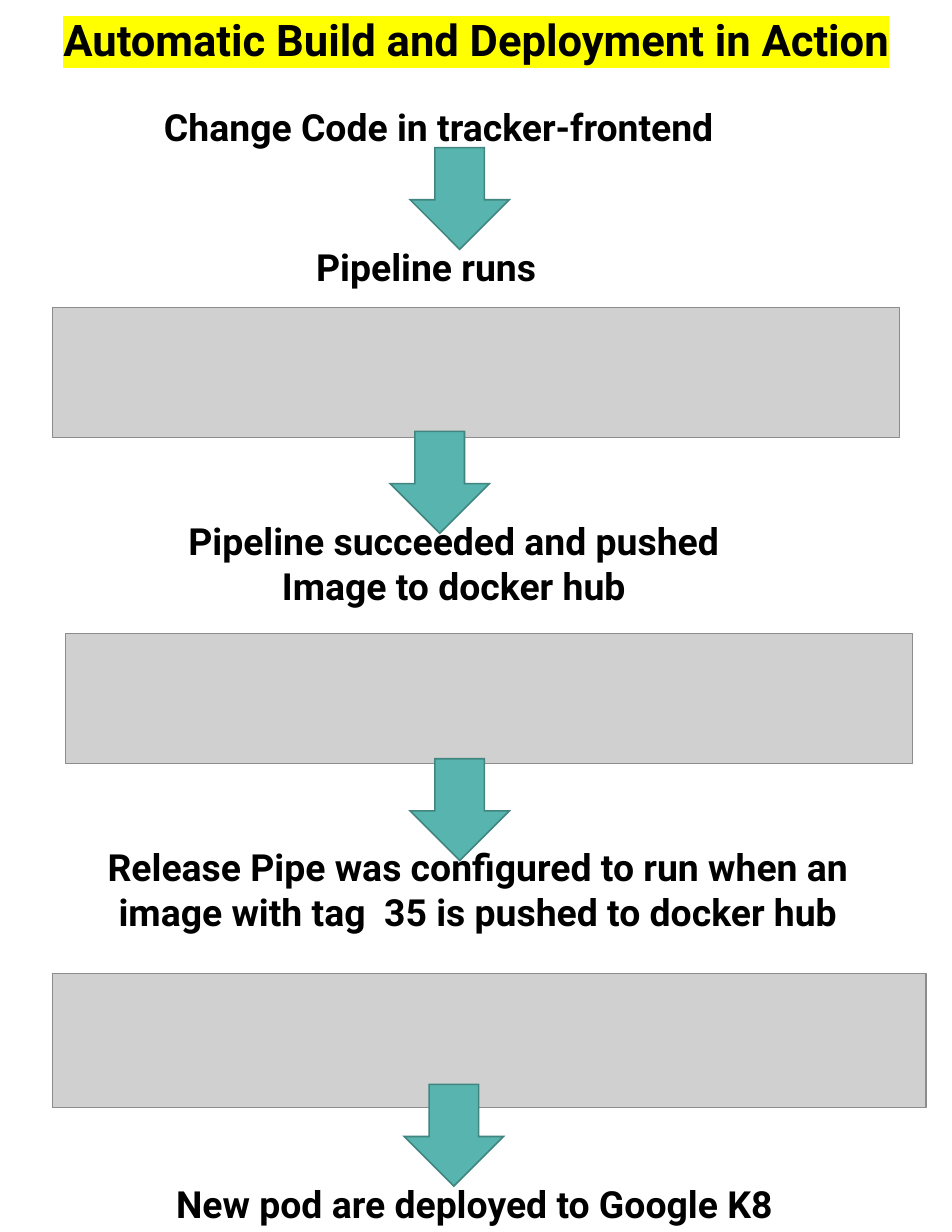
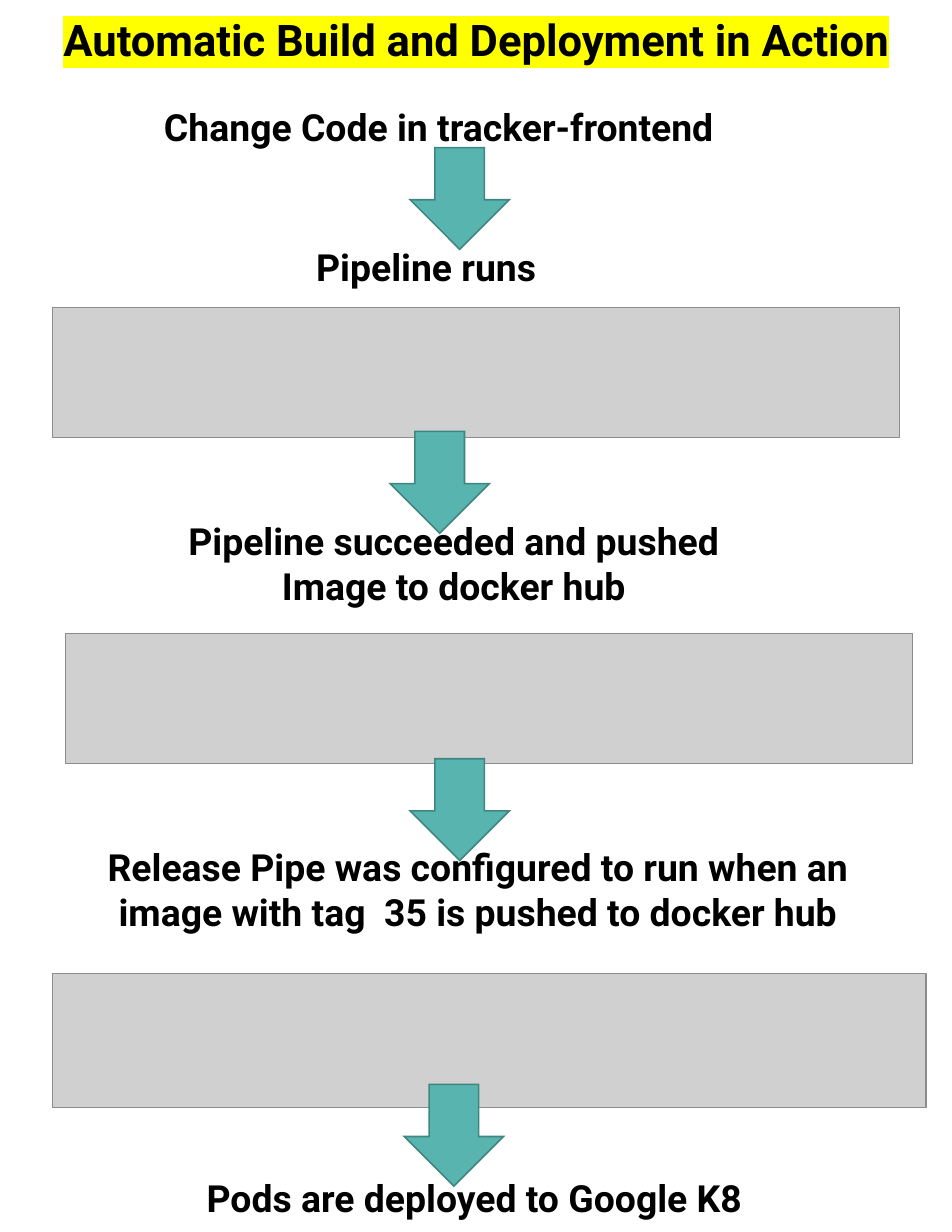
Before and after one commit to scorpion0511/mytracker, a slide deck: slide 75 of doc/React.pptx (slide 71 before the commit). Drawn at 952x1232 pixels with LibreOffice and Linux fonts; fonts in the diff are those of the drawing; grey boxes stand for pictures. Boxes give left, top, right and bottom in pixels: in the first picture for what was removed or moved away, otherwise in the second. Text is boxed around its words. In the diff, an @@ line names an element or a change of style, - is before the commit and + after.

```diff
--- a/doc/React.pptx
+++ b/doc/React.pptx
@@ text at box(207, 1177, 742, 1220): text changed @@
-New pod are deployed to Google K8
+Pods are deployed to Google K8
```
Also in this commit, not shown: 21 other slides changed, 4 slides added.
